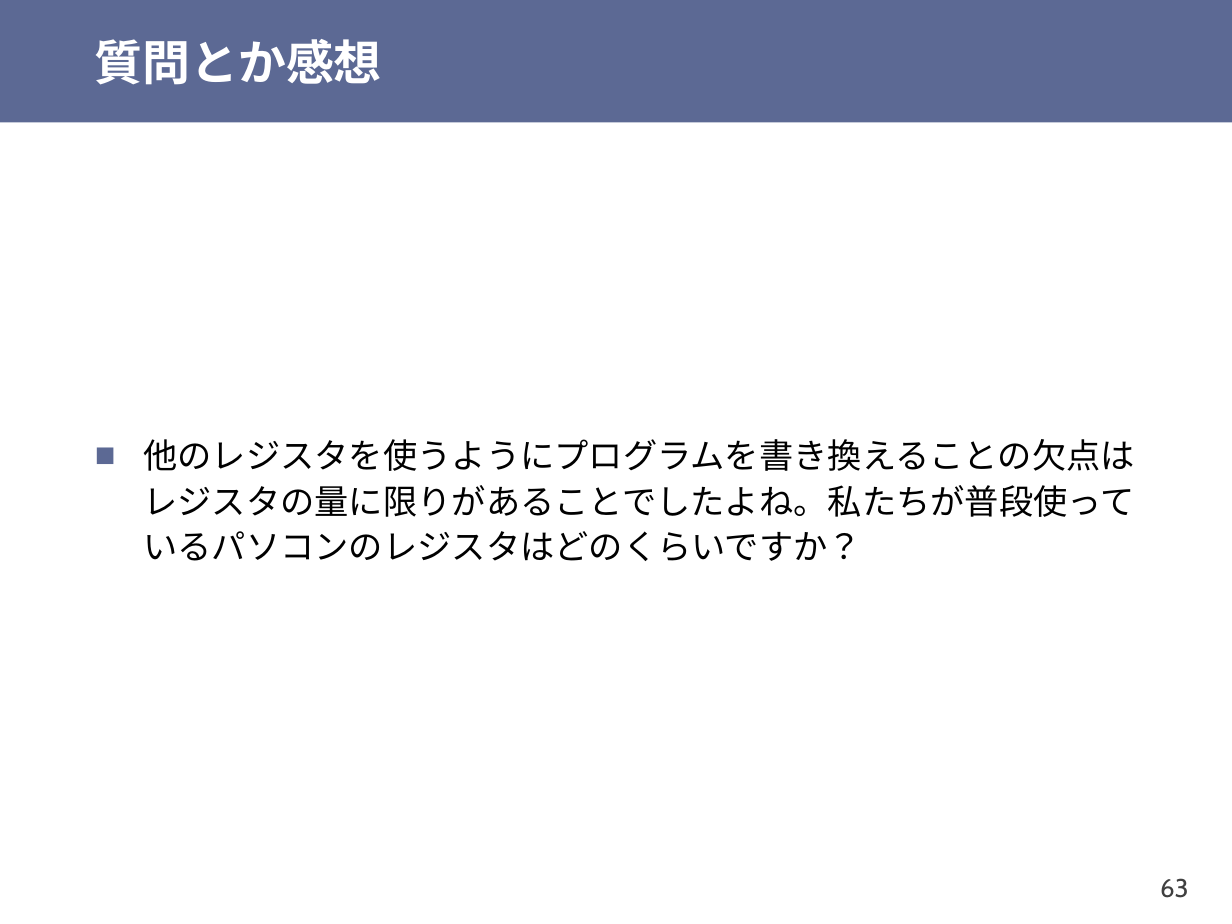
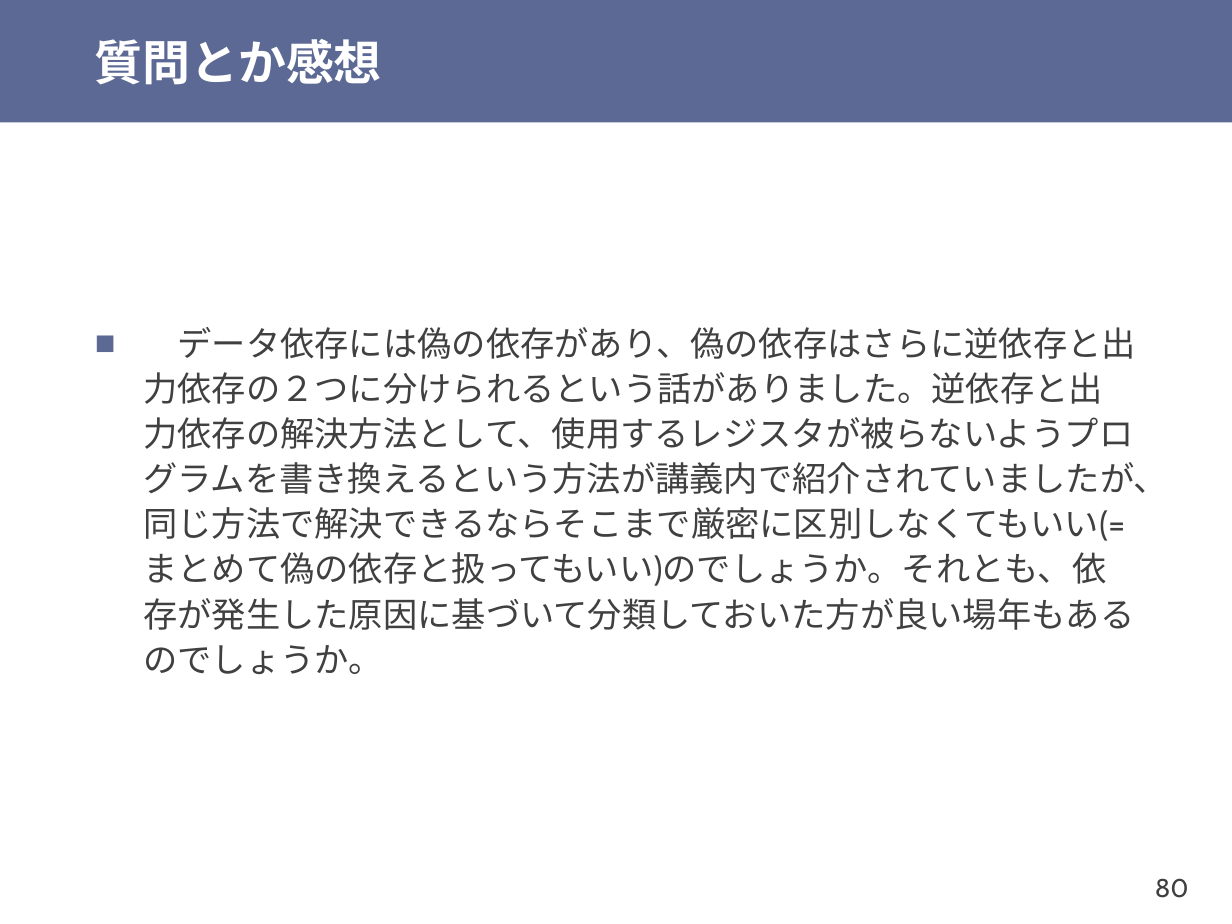
Before and after one commit to shioyadan/otya-computer-architecture-i, a slide deck: slide 80 of cai-shioya-08.pptx (slide 63 before the commit). Drawn at 1232x924 pixels with LibreOffice and Linux fonts; fonts in the diff are those of the drawing. Boxes give left, top, right and bottom in pixels: in the first picture for what was removed or moved away, otherwise in the second. Text is boxed around its words. In the diff, an @@ line names an element or a change of style, - is before the commit and + after.

```diff
--- a/cai-shioya-08.pptx
+++ b/cai-shioya-08.pptx
@@ text at [143,327,1168,674]: text changed; font Noto Sans CJK JP to Cabin; text colour #000000 to #404040 @@
-■ 他のレジスタを使うようにプログラムを書き換えることの欠点はレジスタの量に限りがあることでしたよね。私たちが普段使っているパソコンのレジスタはどのくらいですか？
+■ データ依存には偽の依存があり、偽の依存はさらに逆依存と出力依存の２つに分けられるという話がありました。逆依存と出力依存の解決方法として、使用するレジスタが被らないようプログラムを書き換えるという方法が講義内で紹介されていましたが、同じ方法で解決できるならそこまで厳密に区別しなくてもいい(=まとめて偽の依存と扱ってもいい)のでしょうか。それとも、依存が発生した原因に基づいて分類しておいた方が良い場年もあるのでしょうか。
@@ page number at [1155,878,1189,898]: text changed @@
-63
+80
```
Also in this commit, not shown: 15 other slides changed, 19 slides added, 5 slides removed, 1 other file.
